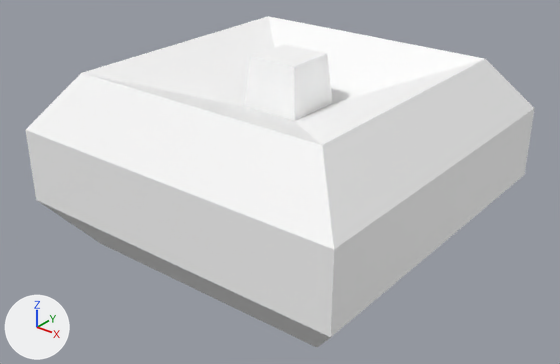
The glTF model assets/synty/simple_fantasy_interiors/models/SM_Prop_Pillow_02.glb as it was, and as the next commit left it.
One viewpoint serves both versions: a camera (50 mm lens) standing at (0.00652, -0.00835, 0.00602) and looking at (0.00004, -0.00025, 0.00099). The lights are fixed; the arrows at lower left show +X, +Y and +Z.

The first picture shows 'SM_Prop_Pillow_02'.
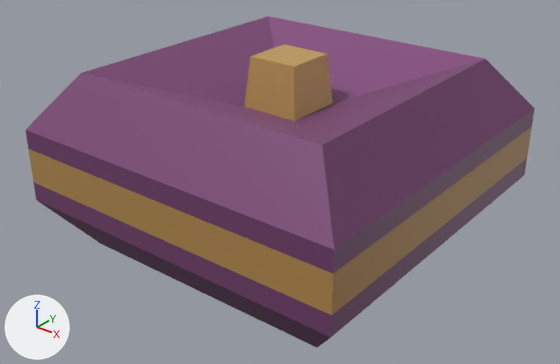
Boxes (x1, y1, x2, y2) around the edits, measured in the pictures (560 x 364 px):
'SM_Prop_Pillow_02', surface changed (white to purple)
    both: (26, 16, 535, 347)

The change, as a list of edits to the scene's bpy script:
```text
Add img_simplefantasyinteriorstexture:
    img_simplefantasyinteriorstexture = load_image('SimpleFantasyInteriorsTexture', '_unpacked/SimpleFantasyInteriorsTexture', 1024, 1024, 'sRGB')
Change mat_lambert1:
    remove mat_lambert1.base_color = (1.0, 1.0, 1.0)  # white #ffffff
    add mat_lambert1.texture = img_simplefantasyinteriorstexture
```
